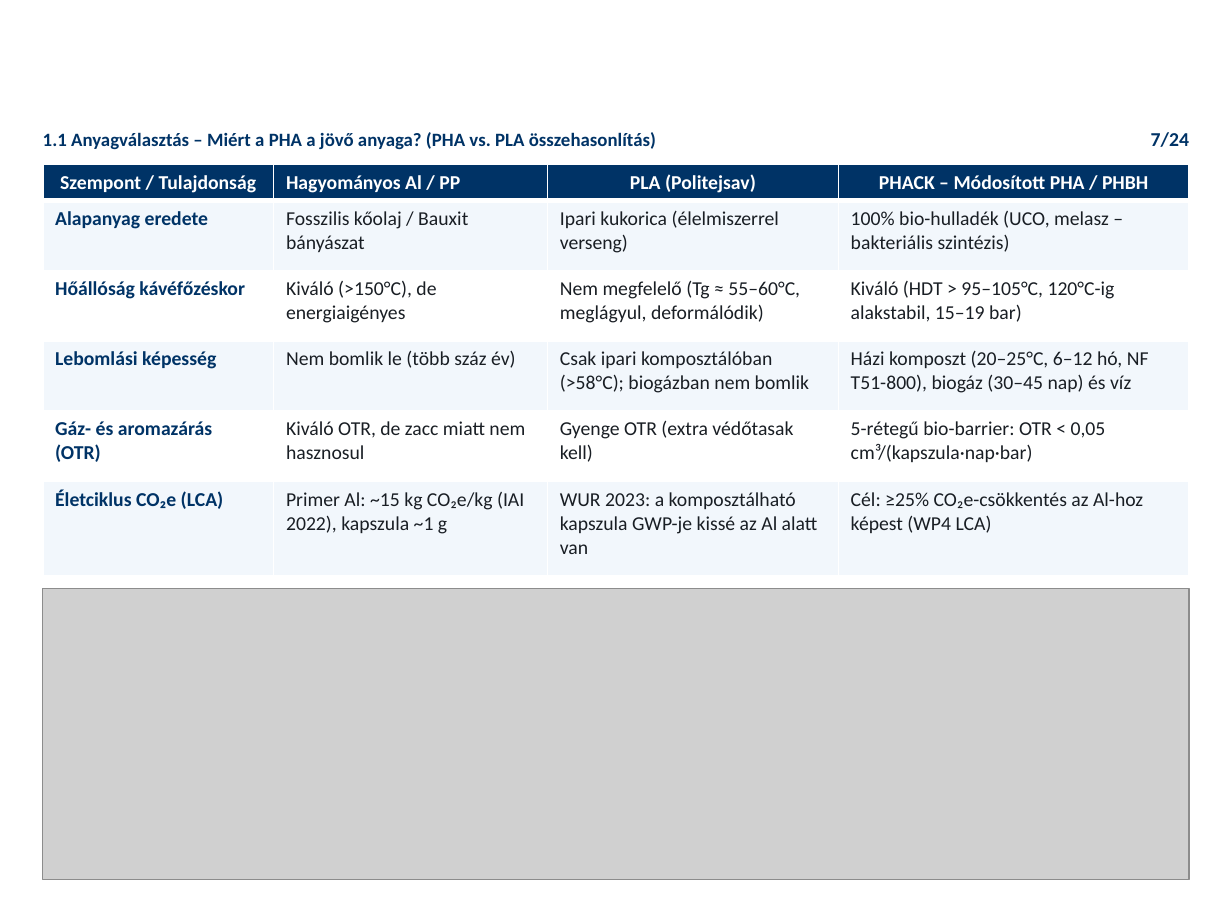
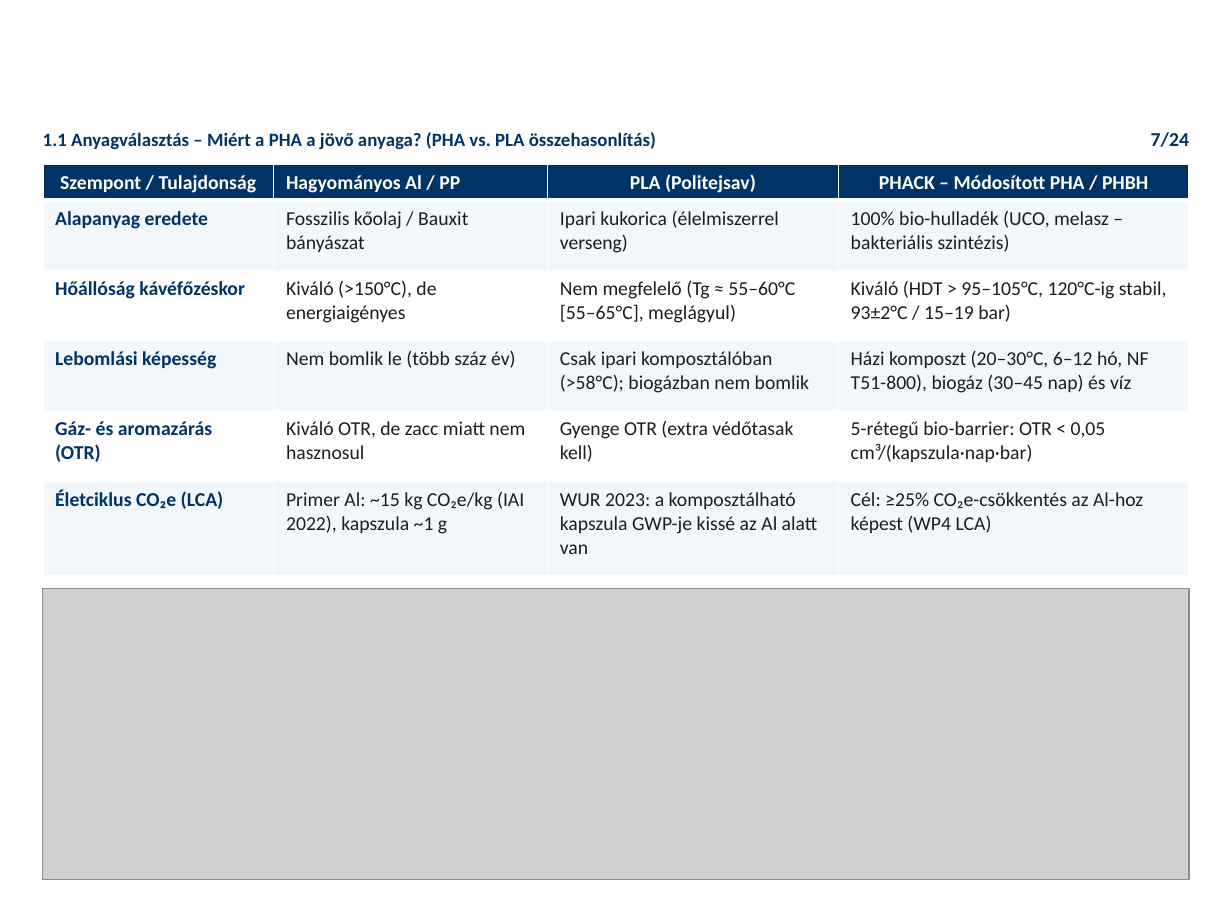
Before and after one commit to RMarci44/Fenntarthato-hulladek-projekt, a slide deck: slide 7 of PHACK_Prezentacio_Vegleges.pptx. Drawn at 1232x924 pixels with LibreOffice and Linux fonts; fonts in the diff are those of the drawing; grey boxes stand for pictures; background and template pictures are left out. Boxes give left, top, right and bottom in pixels: in the first picture for what was removed or moved away, otherwise in the second. Text is boxed around its words. In the diff, an @@ line names an element or a change of style, - is before the commit and + after.

```diff
--- a/PHACK_Prezentacio_Vegleges.pptx
+++ b/PHACK_Prezentacio_Vegleges.pptx
@@ table at [43,164,1190,574] @@
-row 3, column 3: Nem megfelelő (Tg ≈ 55–60°C, meglágyul, deformálódik)
+row 3, column 3: Nem megfelelő (Tg ≈ 55–60°C [55–65°C], meglágyul)
-row 3, column 4: Kiváló (HDT > 95–105°C, 120°C-ig alakstabil, 15–19 bar)
+row 3, column 4: Kiváló (HDT > 95–105°C, 120°C-ig stabil, 93±2°C / 15–19 bar)
-row 4, column 4: Házi komposzt (20–25°C, 6–12 hó, NF T51-800), biogáz (30–45 nap) és víz
+row 4, column 4: Házi komposzt (20–30°C, 6–12 hó, NF T51-800), biogáz (30–45 nap) és víz
```
Also in this commit, not shown: 18 other slides changed, 27 other files.
